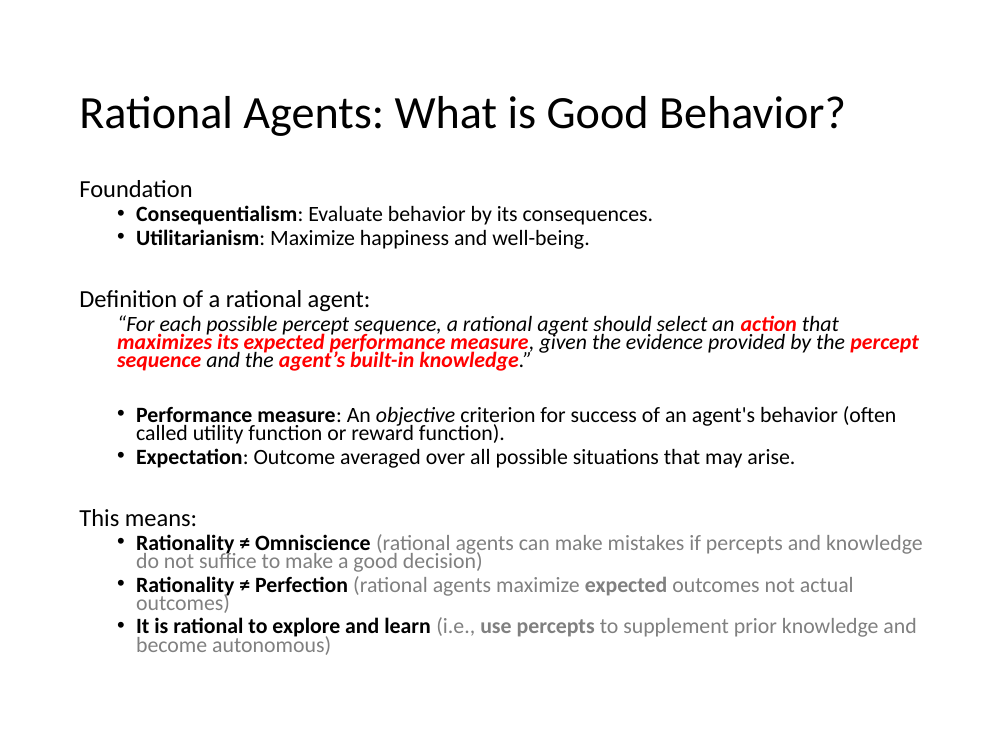
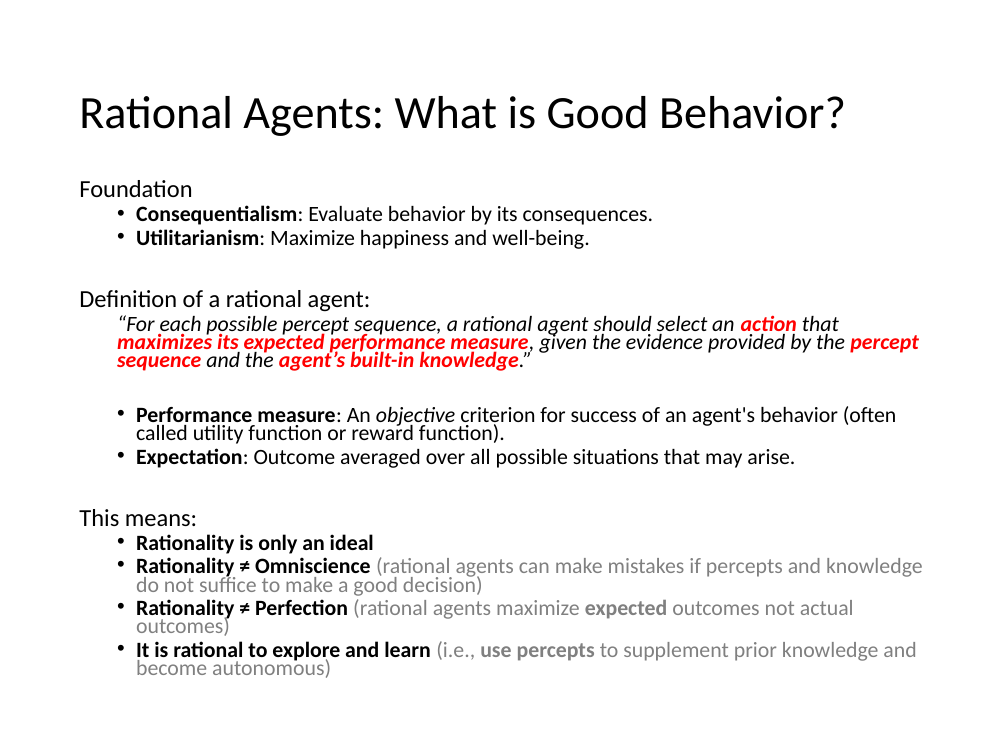
Before and after one commit to mhahsler/CS7320-AI, a slide deck: slide 8 of slides/02_agents.pptx. Drawn at 1008x756 pixels with LibreOffice and Linux fonts; fonts in the diff are those of the drawing. Boxes give left, top, right and bottom in pixels: in the first picture for what was removed or moved away, otherwise in the second. Text is boxed around its words. In the diff, an @@ line names an element or a change of style, - is before the commit and + after.

```diff
--- a/slides/02_agents.pptx
+++ b/slides/02_agents.pptx
@@ text at (x1=136, y1=534, x2=374, y2=554): paragraph added @@
+  • Rationality is only an ideal
```
Also in this commit, not shown: 2 other slides changed, 1 other file.
